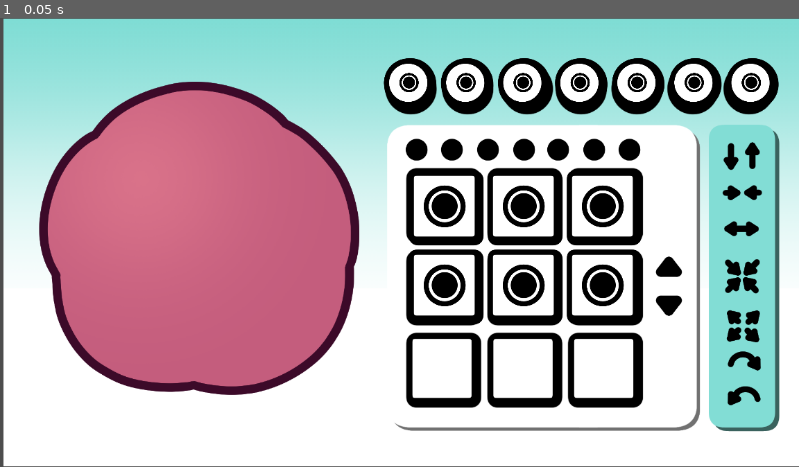
Above: before the commit, frame 1.
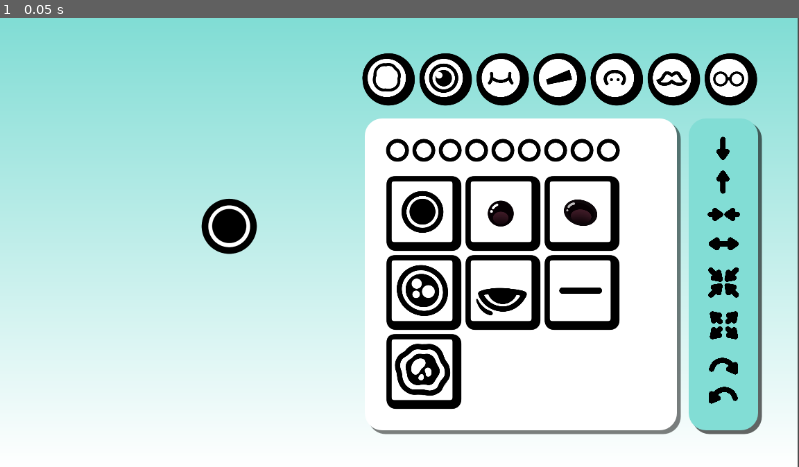
Above: after the commit, the same moment.

Repository: MoaOrLess/FloofMaker
Game: Godot game, scene res://SCENES/learning_2.tscn
The game is run twice, just before and just after one commit, with the same random seed, the same clock (stepped at 60 frames per second) and the same inputs. This scene is started directly instead of the project's main scene.
Inputs:
- Up to frame 1 (0.05 s): no input

The runs differ from the first frame. In frame 1, 54% of the frame differs, in the area x 0-100%, y 0-100%.

Commit message:
Every button shows unique sprite

Diff:
--- a/SCENES/Button_prefab_2.tscn
+++ b/SCENES/Button_prefab_2.tscn
@@ -3,7 +3,7 @@
 [ext_resource type="Script" path="res://SCENES/button_prefab_2.gd" id="1_p4tqh"]
 [ext_resource type="Texture2D" uid="uid://by140ghgjifkr" path="res://ART/Round Button Off.png" id="2_w7j8t"]
 [ext_resource type="Texture2D" uid="uid://buhgsv216h2ae" path="res://ART/Round Button On.png" id="3_ui6k6"]
-[ext_resource type="Texture2D" uid="uid://m10updmwr6rc" path="res://ART/Eye Stare.png" id="4_uy2wb"]
+[ext_resource type="Texture2D" uid="uid://qq736aul3ary" path="res://ART/Body Icon.png" id="4_rdaw5"]
 
 [node name="CategoryButtonPrefab" type="Control"]
 layout_mode = 3
@@ -18,9 +18,8 @@
 texture_pressed = ExtResource("3_ui6k6")
 
 [node name="CategorySprite" type="Sprite2D" parent="CategoryButton"]
-position = Vector2(145, 143)
-scale = Vector2(0.5, 0.5)
-texture = ExtResource("4_uy2wb")
+position = Vector2(142, 143)
+texture = ExtResource("4_rdaw5")
 
 [connection signal="button_down" from="CategoryButton" to="." method="_on_option_button_button_down"]
 [connection signal="button_up" from="CategoryButton" to="." method="_on_option_button_button_up"]
--- a/SCENES/button_prefab_1.gd
+++ b/SCENES/button_prefab_1.gd
@@ -1,6 +1,9 @@
 extends Control
 
+
+@onready var option_button: TextureButton = $OptionButton
 @onready var option_sprite: Sprite2D = $OptionButton/OptionSprite
+
 var pos_offset = Vector2(10,10)
 var base_pos = Vector2(143,143)
 
@@ -10,7 +13,8 @@
 
 # Called every frame. 'delta' is the elapsed time since the previous frame.
 func _process(delta: float) -> void:
-	print(option_sprite.position)
+	pass
+
 
 
 func _on_option_button_pressed() -> void:
--- a/SCENES/button_prefab_2.gd
+++ b/SCENES/button_prefab_2.gd
@@ -4,7 +4,7 @@
 var pos_offset = Vector2(10,10)
 var base_pos = Vector2(143,143)
 @onready var category_sprite: Sprite2D = $CategoryButton/CategorySprite
-
+@onready var LEARNING_2 = preload("res://SCENES/learning_2.tscn")
 
 func _ready() -> void:
 	pass
@@ -12,7 +12,7 @@
 
 # Called every frame. 'delta' is the elapsed time since the previous frame.
 func _process(delta: float) -> void:
-	print(category_sprite.position)
+	pass
 
 
 func _on_option_button_pressed() -> void:
--- /dev/null
+++ b/SCENES/eye_prefab.tscn
@@ -0,0 +1,9 @@
+[gd_scene load_steps=2 format=3 uid="uid://c87vojqg64ada"]
+
+[ext_resource type="Texture2D" uid="uid://m10updmwr6rc" path="res://ART/Eye Stare.png" id="1_sstrx"]
+
+[node name="EyePrefab" type="Node2D"]
+
+[node name="EyeSprite" type="Sprite2D" parent="."]
+position = Vector2(139, 0)
+texture = ExtResource("1_sstrx")
--- a/SCENES/learning_1b.gd
+++ b/SCENES/learning_1b.gd
@@ -4,6 +4,12 @@
 @onready var EYE_STARE = preload("res://ART/Eye Stare.png")
 @onready var EYE_ROUND = preload("res://ART/Eye Round.png")
 @onready var EYE_CLASSIC = preload("res://ART/Eye Classic.png")
+@onready var EYE_BIG = preload("res://ART/Eye Big.png")
+@onready var EYE_DONE = preload("res://ART/Eye Done.png")
+@onready var EYE_LINE_ = preload("res://ART/Eye Line .png")
+@onready var EYE_WOBLE = preload("res://ART/Eye Woble.png")
+
+
 
 @onready var MOUTH_KIRBY = preload("res://ART/Mouth Kirby.png")
 @onready var MOUTH_TOOF = preload("res://ART/Mouth Toof.png")
@@ -135,13 +141,17 @@
 	create_button_eye(grid_container, BUTTON_OFF, EYE_STARE)
 	create_button_eye(grid_container, BUTTON_OFF, EYE_CLASSIC)
 	create_button_eye(grid_container, BUTTON_OFF, EYE_ROUND)
+	create_button_eye(grid_container, BUTTON_OFF, EYE_DONE)
+	create_button_eye(grid_container, BUTTON_OFF, EYE_LINE_)
+	create_button_eye(grid_container, BUTTON_OFF, EYE_WOBLE)
+	create_button_eye(grid_container, BUTTON_OFF, EYE_BIG)
 
 func spawn_button_mouth():
 	var grid_container = GridContainer.new()
 	add_child(grid_container)
 	grid_container.scale = Vector2(0.5,0.5)
 	grid_container.columns = 3
-	grid_container.position = Vector2(600,250)
+	grid_container.position = Vector2(600,400)
 
 	create_button_mouth(grid_container, BUTTON_OFF, MOUTH_TREE)
 	create_button_mouth(grid_container, BUTTON_OFF, MOUTH_KIRBY)
@@ -152,7 +162,7 @@
 	add_child(grid_container)
 	grid_container.scale = Vector2(0.5,0.5)
 	grid_container.columns = 3
-	grid_container.position = Vector2(600,400)
+	grid_container.position = Vector2(600,550)
 
 	create_button_body(grid_container, BUTTON_OFF, BODY_CLASSIC)
 	create_button_body(grid_container, BUTTON_OFF, BODY_TOLL)
--- /dev/null
+++ b/SCENES/learning_2.gd
@@ -0,0 +1,76 @@
+extends Control
+
+@onready var option_button_prefab: Control = $UI/MainPanel/GridContainer/OptionButtonPrefab
+@onready var option_container: GridContainer = $UI/MainPanel/OptionContainer
+@onready var h_box_container: HBoxContainer = $UI/HBoxContainer
+
+
+
+@export var BUTTON_PREFAB = preload("res://SCENES/Button_prefab_1.tscn")
+@export var ROUND_BUTTON_PREFAB = preload("res://SCENES/Button_prefab_2.tscn")
+
+
+#ART SPRITES
+var EYE_STARE = preload("res://ART/Eye Stare.png")
+var EYE_ROUND = preload("res://ART/Eye Round.png")
+var EYE_CLASSIC = preload("res://ART/Eye Classic.png")
+var EYE_BIG = preload("res://ART/Eye Big.png")
+var EYE_DONE = preload("res://ART/Eye Done.png")
+var EYE_LINE_ = preload("res://ART/Eye Line .png")
+var EYE_WOBLE = preload("res://ART/Eye Woble.png")
+
+
+var MOUTH_KIRBY = preload("res://ART/Mouth Kirby.png")
+var MOUTH_TOOF = preload("res://ART/Mouth Toof.png")
+var MOUTH_TREE = preload("res://ART/Mouth Tree.png")
+
+const BODY_ICON = preload("res://ART/Body Icon.png")
+const BROW_ICON = preload("res://ART/Brow Icon.png")
+const EXTRA_ICON = preload("res://ART/Extra Icon.png")
+const EYE_ICON = preload("res://ART/Eye Icon.png")
+const HAIR_ICON = preload("res://ART/Hair Icon.png")
+const MOUTH_ICON = preload("res://ART/Mouth Icon.png")
+const NOSE_ICON = preload("res://ART/Nose Icon.png")
+
+
+var EyeOption = [EYE_STARE, EYE_ROUND, EYE_CLASSIC, EYE_BIG, EYE_DONE,EYE_LINE_,EYE_WOBLE]
+var MouthOption = [MOUTH_KIRBY, MOUTH_TOOF, MOUTH_TREE]
+var CategoryOption = [BODY_ICON, EYE_ICON, MOUTH_ICON, BROW_ICON, NOSE_ICON, HAIR_ICON, EXTRA_ICON]
+
+# Called when the node enters the scene tree for the first time.
+func _ready() -> void:
+	create_eye_option_buttons()
+	create_Icon_option_buttons()
+
+
+# Called every frame. 'delta' is the elapsed time since the previous frame.
+func _process(delta: float) -> void:
+	pass
+
+func create_eye_option_buttons():
+	for eye_sprite in EyeOption:
+		var button = BUTTON_PREFAB.instantiate()
+		var sprite = button.get_node("OptionButton/OptionSprite")
+		sprite.texture = eye_sprite
+		option_container.add_child(button)
+
+
+func create_mouth_option_buttons():
+	for mouth_sprite in MouthOption:
+		var button = BUTTON_PREFAB.instantiate()
+		var sprite = button.get_node("OptionButton/OptionSprite")
+		sprite.texture = mouth_sprite
+		#sprite.scale = Vector2(0.85,0.85)
+		option_container.add_child(button)
+
+func create_Icon_option_buttons():
+	for category_sprite in CategoryOption:
+		var roundButton = ROUND_BUTTON_PREFAB.instantiate()
+		var categorysprite = roundButton.get_node("CategoryButton/CategorySprite")
+		categorysprite.texture = category_sprite
+		#sprite.scale = Vector2(0.85,0.85)
+		h_box_container.add_child(roundButton)
+
+
+func page_mouth():
+	create_mouth_option_buttons()
--- a/SCENES/learning_2.tscn
+++ b/SCENES/learning_2.tscn
@@ -1,17 +1,56 @@
-[gd_scene load_steps=4 format=3 uid="uid://bg6edh5d7u0v"]
-
-[ext_resource type="PackedScene" uid="uid://bp5lkyhj64drb" path="res://SCENES/Button_prefab_1.tscn" id="1_0q5wf"]
+[gd_scene load_steps=15 format=3 uid="uid://bg6edh5d7u0v"]
+
 [ext_resource type="Texture2D" uid="uid://iu7mkhq8etxx" path="res://ART/UI LOOK.png" id="1_ny5bw"]
-[ext_resource type="PackedScene" uid="uid://b0etfrqq8vd2q" path="res://SCENES/Button_prefab_2.tscn" id="3_cllmi"]
+[ext_resource type="Script" path="res://SCENES/learning_2.gd" id="1_t10gp"]
+[ext_resource type="Texture2D" uid="uid://bq3awijdlrigx" path="res://ART/Arrow Up.png" id="2_l6esw"]
+[ext_resource type="Texture2D" uid="uid://f4xpd4h14h8i" path="res://ART/Arrow In.png" id="3_aqovp"]
+[ext_resource type="Texture2D" uid="uid://bcbcub2nbp01g" path="res://ART/Collor Picker.png" id="4_8dvh8"]
+[ext_resource type="Texture2D" uid="uid://byebwktexvnf" path="res://ART/Arrow Out.png" id="4_kx4j1"]
+[ext_resource type="Texture2D" uid="uid://dfvdd7253sx0x" path="res://ART/Arrow Shrink.png" id="5_tr8ew"]
+[ext_resource type="Texture2D" uid="uid://bhnkuevux1xvj" path="res://ART/Arrow Grow.png" id="6_66r7e"]
+[ext_resource type="Texture2D" uid="uid://2snsbexgctnm" path="res://ART/Arrow Rotate.png" id="7_q66o3"]
+[ext_resource type="PackedScene" uid="uid://c87vojqg64ada" path="res://SCENES/eye_prefab.tscn" id="9_kudht"]
+
+[sub_resource type="Gradient" id="Gradient_hgyj7"]
+colors = PackedColorArray(0.505882, 0.866667, 0.835294, 1, 1, 1, 1, 1)
+
+[sub_resource type="GradientTexture2D" id="GradientTexture2D_5n8r2"]
+gradient = SubResource("Gradient_hgyj7")
+width = 1150
+height = 648
+fill_to = Vector2(0, 1)
+
+[sub_resource type="StyleBoxFlat" id="StyleBoxFlat_xx5wb"]
+bg_color = Color(1, 1, 1, 1)
+corner_radius_top_left = 25
+corner_radius_top_right = 25
+corner_radius_bottom_right = 25
+corner_radius_bottom_left = 25
+corner_detail = 10
+shadow_color = Color(0, 0, 0, 0.501961)
+shadow_size = 1
+shadow_offset = Vector2(5, 5)
+
+[sub_resource type="StyleBoxFlat" id="StyleBoxFlat_6mxl8"]
+bg_color = Color(0.509804, 0.866667, 0.835294, 1)
+corner_radius_top_left = 25
+corner_radius_top_right = 25
+corner_radius_bottom_right = 25
+corner_radius_bottom_left = 25
+shadow_size = 1
+shadow_offset = Vector2(5, 5)
 
 [node name="learning_2" type="Control"]
 layout_mode = 3
 anchors_preset = 0
-
-[node name="UiLook" type="Sprite2D" parent="."]
-position = Vector2(579.222, 324)
-scale = Vector2(0.598148, 0.598148)
-texture = ExtResource("1_ny5bw")
+script = ExtResource("1_t10gp")
+
+[node name="BackgroundColor" type="TextureRect" parent="."]
+custom_minimum_size = Vector2(1150, 648)
+layout_mode = 0
+offset_right = 1150.0
+offset_bottom = 648.0
+texture = SubResource("GradientTexture2D_5n8r2")
 
 [node name="UI" type="Control" parent="."]
 layout_mode = 3
@@ -19,73 +58,202 @@
 offset_right = 40.0
 offset_bottom = 40.0
 
-[node name="GridContainer" type="GridContainer" parent="UI"]
-layout_mode = 0
-offset_left = 586.0
-offset_top = 217.0
-offset_right = 1590.0
-offset_bottom = 1209.0
+[node name="MainPanel" type="Panel" parent="UI"]
+layout_mode = 0
+offset_left = 526.0
+offset_top = 145.0
+offset_right = 976.0
+offset_bottom = 595.0
+theme_override_styles/panel = SubResource("StyleBoxFlat_xx5wb")
+
+[node name="OptionContainer" type="GridContainer" parent="UI/MainPanel"]
+layout_mode = 0
+offset_left = 28.0
+offset_top = 80.0
+offset_right = 1032.0
+offset_bottom = 1072.0
 scale = Vector2(0.38, 0.38)
 theme_override_constants/h_separation = 300
 theme_override_constants/v_separation = 300
 columns = 3
 
-[node name="OptionButtonPrefab" parent="UI/GridContainer" instance=ExtResource("1_0q5wf")]
-layout_direction = 2
-layout_mode = 2
-size_flags_stretch_ratio = 6.95
-
-[node name="OptionButtonPrefab2" parent="UI/GridContainer" instance=ExtResource("1_0q5wf")]
-layout_direction = 2
-layout_mode = 2
-size_flags_stretch_ratio = 6.95
-
-[node name="OptionButtonPrefab3" parent="UI/GridContainer" instance=ExtResource("1_0q5wf")]
-layout_direction = 2
-layout_mode = 2
-size_flags_stretch_ratio = 6.95
-
-[node name="OptionButtonPrefab4" parent="UI/GridContainer" instance=ExtResource("1_0q5wf")]
-layout_direction = 2
-layout_mode = 2
-size_flags_stretch_ratio = 6.95
-
-[node name="OptionButtonPrefab5" parent="UI/GridContainer" instance=ExtResource("1_0q5wf")]
-layout_direction = 2
-layout_mode = 2
-size_flags_stretch_ratio = 6.95
-
-[node name="OptionButtonPrefab6" parent="UI/GridContainer" instance=ExtResource("1_0q5wf")]
-layout_direction = 2
-layout_mode = 2
-size_flags_stretch_ratio = 6.95
-
 [node name="HBoxContainer" type="HBoxContainer" parent="UI"]
 layout_mode = 0
-offset_left = 539.0
-offset_top = 43.0
-offset_right = 639.0
-offset_bottom = 83.0
+offset_left = 508.0
+offset_top = 36.0
+offset_right = 1918.0
+offset_bottom = 76.0
 scale = Vector2(0.35, 0.35)
 theme_override_constants/separation = 235
 
-[node name="CategoryButtonPrefab" parent="UI/HBoxContainer" instance=ExtResource("3_cllmi")]
-layout_mode = 2
-
-[node name="CategoryButtonPrefab2" parent="UI/HBoxContainer" instance=ExtResource("3_cllmi")]
-layout_mode = 2
-
-[node name="CategoryButtonPrefab3" parent="UI/HBoxContainer" instance=ExtResource("3_cllmi")]
-layout_mode = 2
-
-[node name="CategoryButtonPrefab4" parent="UI/HBoxContainer" instance=ExtResource("3_cllmi")]
-layout_mode = 2
-
-[node name="CategoryButtonPrefab5" parent="UI/HBoxContainer" instance=ExtResource("3_cllmi")]
-layout_mode = 2
-
-[node name="CategoryButtonPrefab6" parent="UI/HBoxContainer" instance=ExtResource("3_cllmi")]
-layout_mode = 2
-
-[node name="CategoryButtonPrefab7" parent="UI/HBoxContainer" instance=ExtResource("3_cllmi")]
-layout_mode = 2
+[node name="SidePanel" type="Panel" parent="UI"]
+layout_mode = 0
+offset_left = 993.0
+offset_top = 145.0
+offset_right = 1093.0
+offset_bottom = 595.0
+theme_override_styles/panel = SubResource("StyleBoxFlat_6mxl8")
+
+[node name="TextureButton" type="TextureButton" parent="UI/SidePanel"]
+layout_mode = 0
+offset_left = 20.0
+offset_top = 62.0
+offset_right = 320.0
+offset_bottom = 367.0
+scale = Vector2(0.2, 0.2)
+texture_normal = ExtResource("2_l6esw")
+
+[node name="TextureButton8" type="TextureButton" parent="UI/SidePanel"]
+layout_mode = 0
+offset_left = 20.0
+offset_top = 13.0
+offset_right = 320.0
+offset_bottom = 318.0
+scale = Vector2(0.2, 0.2)
+texture_normal = ExtResource("2_l6esw")
+flip_v = true
+
+[node name="TextureButton2" type="TextureButton" parent="UI/SidePanel"]
+layout_mode = 0
+offset_left = 20.0
+offset_top = 109.0
+offset_right = 320.0
+offset_bottom = 409.0
+scale = Vector2(0.2, 0.2)
+texture_normal = ExtResource("3_aqovp")
+
+[node name="TextureButton3" type="TextureButton" parent="UI/SidePanel"]
+layout_mode = 0
+offset_left = 20.0
+offset_top = 151.0
+offset_right = 320.0
+offset_bottom = 451.0
+scale = Vector2(0.2, 0.2)
+texture_normal = ExtResource("4_kx4j1")
+
+[node name="TextureButton4" type="TextureButton" parent="UI/SidePanel"]
+layout_mode = 0
+offset_left = 20.0
+offset_top = 206.0
+offset_right = 320.0
+offset_bottom = 506.0
+scale = Vector2(0.2, 0.2)
+texture_normal = ExtResource("5_tr8ew")
+
+[node name="TextureButton5" type="TextureButton" parent="UI/SidePanel"]
+layout_mode = 0
+offset_left = 20.0
+offset_top = 268.0
+offset_right = 320.0
+offset_bottom = 568.0
+scale = Vector2(0.2, 0.2)
+texture_normal = ExtResource("6_66r7e")
+
+[node name="TextureButton6" type="TextureButton" parent="UI/SidePanel"]
+layout_mode = 0
+offset_left = 20.0
+offset_top = 329.0
+offset_right = 320.0
+offset_bottom = 629.0
+scale = Vector2(0.2, 0.2)
+texture_normal = ExtResource("7_q66o3")
+
+[node name="TextureButton7" type="TextureButton" parent="UI/SidePanel"]
+layout_mode = 0
+offset_left = 20.0
+offset_top = 371.0
+offset_right = 320.0
+offset_bottom = 671.0
+scale = Vector2(0.2, 0.2)
+texture_normal = ExtResource("7_q66o3")
+flip_h = true
+
+[node name="HBoxContainer2" type="HBoxContainer" parent="UI"]
+layout_mode = 0
+offset_left = 524.0
+offset_top = 153.0
+offset_right = 974.0
+offset_bottom = 193.0
+theme_override_constants/separation = 38
+
+[node name="Control" type="Control" parent="UI/HBoxContainer2"]
+layout_mode = 2
+
+[node name="CollorPicker" type="Sprite2D" parent="UI/HBoxContainer2/Control"]
+position = Vector2(49, 38)
+scale = Vector2(0.4, 0.4)
+texture = ExtResource("4_8dvh8")
+
+[node name="Control4" type="Control" parent="UI/HBoxContainer2"]
+layout_mode = 2
+
+[node name="CollorPicker" type="Sprite2D" parent="UI/HBoxContainer2/Control4"]
+position = Vector2(49, 38)
+scale = Vector2(0.4, 0.4)
+texture = ExtResource("4_8dvh8")
+
+[node name="Control5" type="Control" parent="UI/HBoxContainer2"]
+layout_mode = 2
+
+[node name="CollorPicker" type="Sprite2D" parent="UI/HBoxContainer2/Control5"]
+position = Vector2(49, 38)
+scale = Vector2(0.4, 0.4)
+texture = ExtResource("4_8dvh8")
+
+[node name="Control6" type="Control" parent="UI/HBoxContainer2"]
+layout_mode = 2
+
+[node name="CollorPicker" type="Sprite2D" parent="UI/HBoxContainer2/Control6"]
+position = Vector2(49, 38)
+scale = Vector2(0.4, 0.4)
+texture = ExtResource("4_8dvh8")
+
+[node name="Control7" type="Control" parent="UI/HBoxContainer2"]
+layout_mode = 2
+
+[node name="CollorPicker" type="Sprite2D" parent="UI/HBoxContainer2/Control7"]
+position = Vector2(49, 38)
+scale = Vector2(0.4, 0.4)
+texture = ExtResource("4_8dvh8")
+
+[node name="Control8" type="Control" parent="UI/HBoxContainer2"]
+layout_mode = 2
+
+[node name="CollorPicker" type="Sprite2D" parent="UI/HBoxContainer2/Control8"]
+position = Vector2(49, 38)
+scale = Vector2(0.4, 0.4)
+texture = ExtResource("4_8dvh8")
+
+[node name="Control9" type="Control" parent="UI/HBoxContainer2"]
+layout_mode = 2
+
+[node name="CollorPicker" type="Sprite2D" parent="UI/HBoxContainer2/Control9"]
+position = Vector2(49, 38)
+scale = Vector2(0.4, 0.4)
+texture = ExtResource("4_8dvh8")
+
+[node name="Control2" type="Control" parent="UI/HBoxContainer2"]
+layout_mode = 2
+
+[node name="CollorPicker" type="Sprite2D" parent="UI/HBoxContainer2/Control2"]
+position = Vector2(49, 38)
+scale = Vector2(0.4, 0.4)
+texture = ExtResource("4_8dvh8")
+
+[node name="Control3" type="Control" parent="UI/HBoxContainer2"]
+layout_mode = 2
+
+[node name="CollorPicker" type="Sprite2D" parent="UI/HBoxContainer2/Control3"]
+position = Vector2(49, 38)
+scale = Vector2(0.4, 0.4)
+texture = ExtResource("4_8dvh8")
+
+[node name="EyePrefab" parent="UI" instance=ExtResource("9_kudht")]
+position = Vector2(261, 300)
+scale = Vector2(0.5, 0.5)
+
+[node name="UiLook" type="Sprite2D" parent="UI"]
+visible = false
+position = Vector2(579.222, 324)
+scale = Vector2(0.598148, 0.598148)
+texture = ExtResource("1_ny5bw")
Binary file added: ART/Body Icon.png
Not shown, added: ART/Body Icon.png.import
Binary file added: ART/Brow Icon.png
Not shown, added: ART/Brow Icon.png.import
Binary file added: ART/Extra Icon.png
Not shown, added: ART/Extra Icon.png.import
Binary file added: ART/Eye Big.png
Not shown, added: ART/Eye Big.png.import
Binary file added: ART/Eye Done.png
Not shown, added: ART/Eye Done.png.import
Binary file added: ART/Eye Icon.png
Not shown, added: ART/Eye Icon.png.import
(and 10 more such lines)
